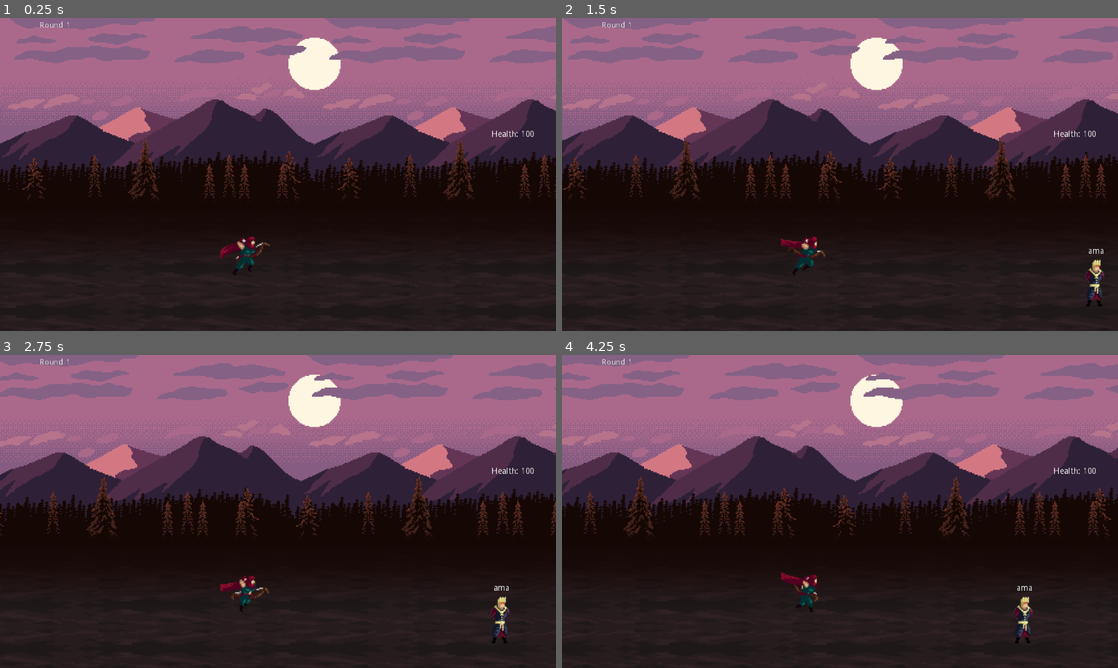
Above: before the commit, frames 1-4 (two rows, left to right).
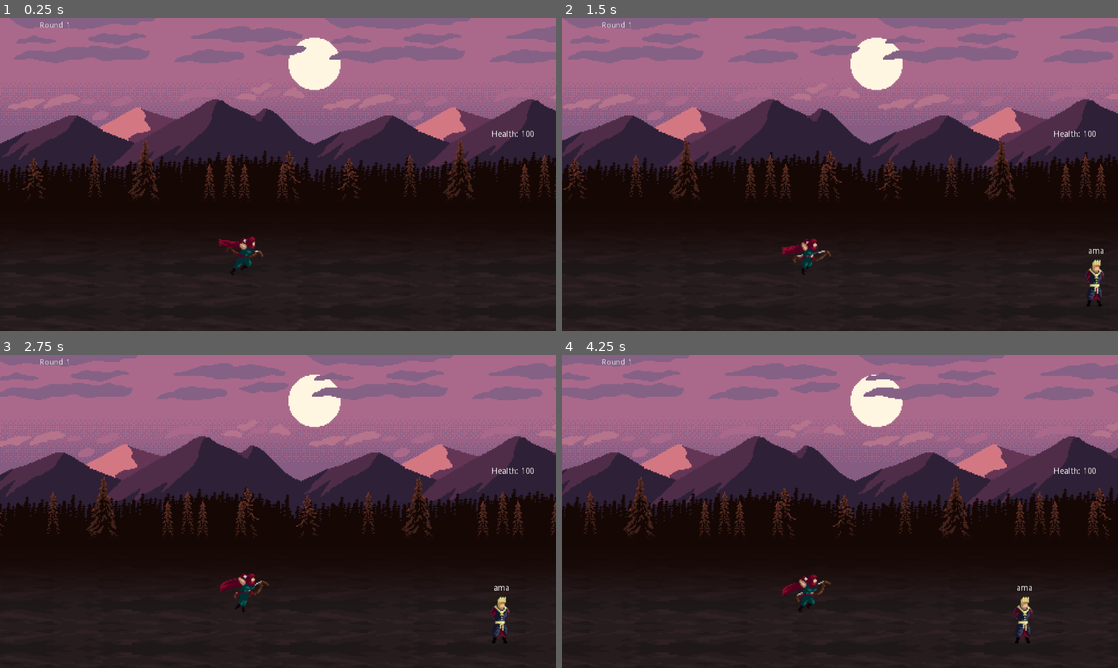
Above: after the commit, the same moments.

Repository: ACubed/Archetype
Game: Godot game, scene res://Scenes/World.tscn
Same seed, same stepped clock (60 frames per second), same inputs: the game is played once before the commit and once after it.
Inputs:
- Up to frame 1 (0.25 s): no input
- Up to frame 2 (1.5 s): tap Enter at 0.5 s; tap Backspace at 0.6, 1.35 s; tap Space at 0.77 s
- Up to frame 3 (2.75 s): tap Space at 1.52 s; tap Backspace at 2.1 s
- Up to frame 4 (4.25 s): tap Backspace at 2.85, 3.6 s; tap Space at 3.02, 3.77 s

The runs differ from the first frame. In frame 1, 0.3% of the frame differs, in the area x 39-49%, y 70-81%; in frame 2, 0.4%, in the area x 39-49%, y 69-82%; in frame 3, 0.3%; in frame 4, 0.4%.

Commit message:
Move clouds when stopped

Diff:
--- a/Scenes/World.tscn
+++ b/Scenes/World.tscn
@@ -680,7 +680,7 @@
 scale = Vector2( 2, 2 )
 frames = SubResource( 95 )
 animation = "Run"
-frame = 7
+frame = 2
 playing = true
 
 [node name="health" type="RichTextLabel" parent="."]
--- a/Scripts/read_input.gd
+++ b/Scripts/read_input.gd
@@ -19,6 +19,8 @@
 onready var archer = $archer as Node2D
 onready var scrolling_bg = $scrolling_background
 onready var round_counter = $round_label
+
+onready var exempt_moving_bgs = [$scrolling_background/bg_layer_3, $scrolling_background/bg_layer_4]
 
 var last_index_spawned = -1
 var typed_buffer = ""
@@ -108,12 +110,18 @@
 
 func start_running():
 	for bg in scrolling_bg.get_children():
-		bg.start_archer()
+		if bg in exempt_moving_bgs:
+			bg.move_fast()
+		else:
+			bg.start_archer()
 		sprite.play("Run")
 
 func stop_running():
 	for bg in scrolling_bg.get_children():
-		bg.stop_archer()
+		if bg in exempt_moving_bgs:
+			bg.move_slow()
+		else:
+			bg.stop_archer()
 
 func kill_enemy():
 	enemies_killed += 1
--- a/Scripts/scroll_background.gd
+++ b/Scripts/scroll_background.gd
@@ -18,3 +18,9 @@
 
 func start_archer():
 	archer_moving = true
+
+func move_slow():
+	scroll_speed = scroll_speed/2
+
+func move_fast():
+	scroll_speed = scroll_speed*2
